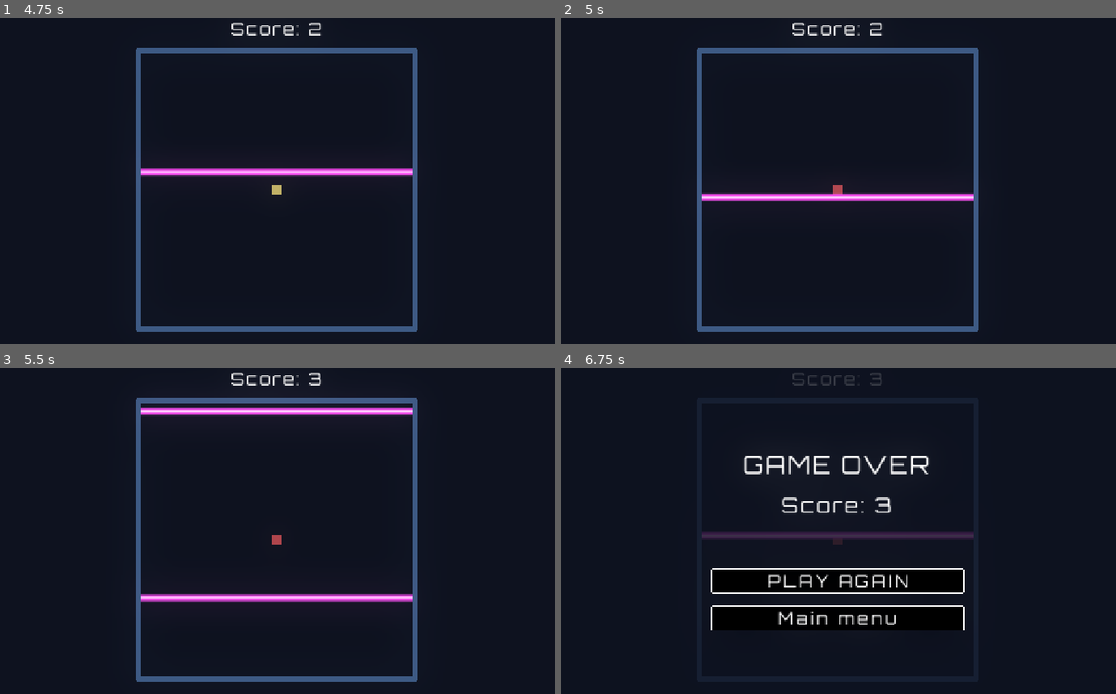
Above: before the commit, frames 1-4 (two rows, left to right).
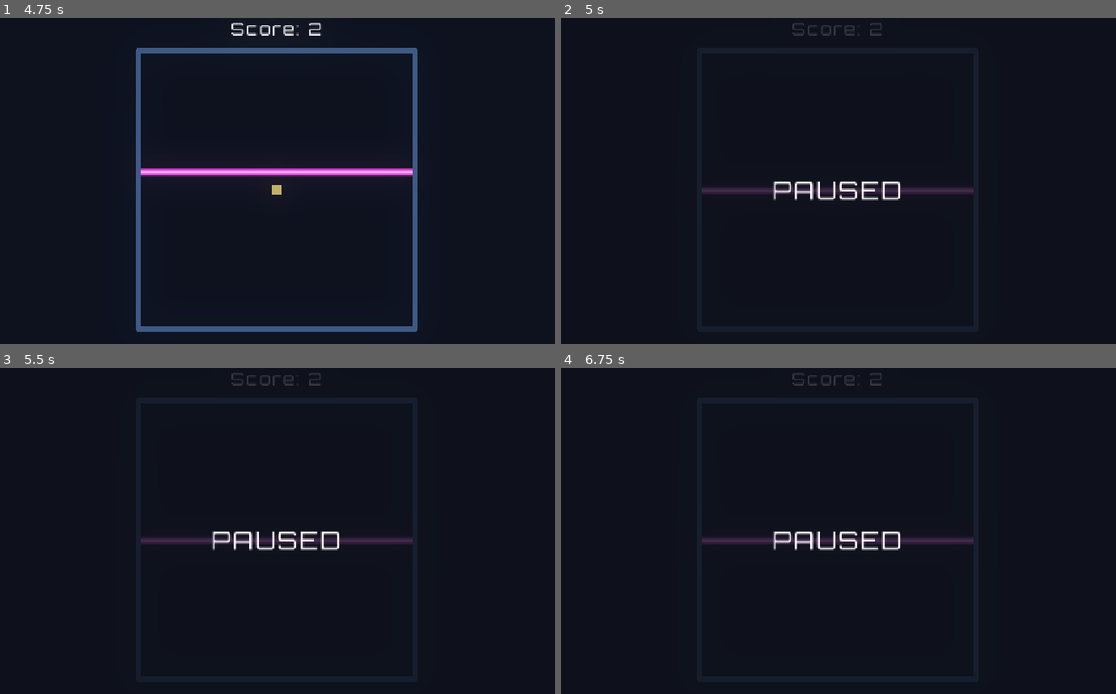
Above: after the commit, the same moments.

Repository: Marina-Banov/ggj-2026
Game: Godot game, scene res://Scenes/main_menu.tscn
The game is run twice, just before and just after one commit, with the same random seed, the same clock (stepped at 60 frames per second) and the same inputs.
Inputs:
- Up to frame 1 (4.75 s): click "Play SOLO" at 0.5 s; tap Enter at 1.25 s
- Up to frame 2 (5 s): tap Escape (pause, bound only after the commit) at 4.9 s
- Up to frame 3 (5.5 s): no input
- Up to frame 4 (6.75 s): no input

Frame 1 is identical in both runs. In frame 2, 5.5% of the frame differs, in the area x 24-76%, y 1-97%; in frame 3, 7.5%; in frame 4, 9.8%, in the area x 25-75%, y 2-81%.

Commit message:
add pause

Diff:
--- a/Scenes/game.tscn
+++ b/Scenes/game.tscn
@@ -1,10 +1,11 @@
-[gd_scene load_steps=6 format=3 uid="uid://gx4fktfrrmqh"]
+[gd_scene load_steps=7 format=3 uid="uid://gx4fktfrrmqh"]
 
 [ext_resource type="PackedScene" uid="uid://sewt5itu3e0u" path="res://Scenes/player.tscn" id="1_80nbo"]
 [ext_resource type="Script" uid="uid://c6o3u372ks8nv" path="res://Scripts/game.gd" id="1_feb5d"]
 [ext_resource type="PackedScene" uid="uid://btmihvoaaef4b" path="res://Scenes/arena.tscn" id="2_e2o6t"]
 [ext_resource type="Environment" uid="uid://bap1tngmqa2y8" path="res://Resources/environment.tres" id="2_wowpa"]
 [ext_resource type="PackedScene" uid="uid://dwb1gu3cggcp8" path="res://Scenes/game_over.tscn" id="4_3dryh"]
+[ext_resource type="PackedScene" uid="uid://62okd4jujc15" path="res://Scenes/pause_menu.tscn" id="6_i6g32"]
 
 [node name="Game" type="Node2D"]
 script = ExtResource("1_feb5d")
@@ -39,6 +40,10 @@
 unique_name_in_owner = true
 visible = false
 
+[node name="PauseMenu" parent="." instance=ExtResource("6_i6g32")]
+unique_name_in_owner = true
+visible = false
+
 [node name="Timer" type="Timer" parent="."]
 wait_time = 1.5
 autostart = true
--- a/Scenes/game_solo.tscn
+++ b/Scenes/game_solo.tscn
@@ -6,6 +6,7 @@
 [ext_resource type="PackedScene" uid="uid://btmihvoaaef4b" path="res://Scenes/arena.tscn" id="3_vdxbm"]
 [ext_resource type="PackedScene" uid="uid://dwb1gu3cggcp8" path="res://Scenes/game_over.tscn" id="4_sn57n"]
 [ext_resource type="PackedScene" uid="uid://b0nmehfrf5aot" path="res://Components/progressive_timer.tscn" id="6_vdxbm"]
+[ext_resource type="PackedScene" uid="uid://62okd4jujc15" path="res://Scenes/pause_menu.tscn" id="7_lx2xe"]
 [ext_resource type="Theme" uid="uid://beui2wbtbq7i0" path="res://Resources/black_and_white.tres" id="7_sn57n"]
 
 [node name="GameSolo" type="Node2D"]
@@ -48,6 +49,10 @@
 unique_name_in_owner = true
 visible = false
 
+[node name="PauseMenu" parent="." instance=ExtResource("7_lx2xe")]
+unique_name_in_owner = true
+visible = false
+
 [node name="ProgressiveTimer" parent="." instance=ExtResource("6_vdxbm")]
 start_interval = 2.0
 min_interval = 0.5
--- /dev/null
+++ b/Scenes/pause_menu.tscn
@@ -0,0 +1,34 @@
+[gd_scene load_steps=3 format=3 uid="uid://62okd4jujc15"]
+
+[ext_resource type="Theme" uid="uid://beui2wbtbq7i0" path="res://Resources/black_and_white.tres" id="1_emv3i"]
+[ext_resource type="Script" uid="uid://dpha5d6cvfbci" path="res://Scripts/pause_menu.gd" id="1_k0w1u"]
+
+[node name="PauseMenu" type="CanvasLayer"]
+process_mode = 3
+script = ExtResource("1_k0w1u")
+
+[node name="Background" type="ColorRect" parent="."]
+offset_right = 1280.0
+offset_bottom = 720.0
+color = Color(0.057199996, 0.06952001, 0.11, 0.8235294)
+
+[node name="VBoxContainer" type="VBoxContainer" parent="."]
+anchors_preset = 8
+anchor_left = 0.5
+anchor_top = 0.5
+anchor_right = 0.5
+anchor_bottom = 0.5
+offset_left = -20.0
+offset_top = -20.0
+offset_right = 20.0
+offset_bottom = 20.0
+grow_horizontal = 2
+grow_vertical = 2
+size_flags_horizontal = 4
+size_flags_vertical = 4
+
+[node name="Label" type="Label" parent="VBoxContainer"]
+layout_mode = 2
+theme = ExtResource("1_emv3i")
+theme_override_font_sizes/font_size = 48
+text = "PAUSED"
--- /dev/null
+++ b/Scripts/pause_menu.gd
@@ -0,0 +1,7 @@
+extends CanvasLayer
+
+
+func _physics_process(_delta: float) -> void:
+	if Input.is_action_just_pressed("pause"):
+		get_tree().paused = !get_tree().paused
+		visible = !visible
--- a/project.godot
+++ b/project.godot
@@ -77,6 +77,11 @@
 "events": [Object(InputEventKey,"resource_local_to_scene":false,"resource_name":"","device":-1,"window_id":0,"alt_press …(195 unchanged characters)…
 ]
 }
+pause={
+"deadzone": 0.2,
+"events": [Object(InputEventKey,"resource_local_to_scene":false,"resource_name":"","device":-1,"window_id":0,"alt_pressed":false,"shift_pressed":false,"ctrl_pressed":false,"meta_pressed":false,"pressed":false,"keycode":0,"physical_keycode":4194305,"key_label":0,"unicode":0,"location":0,"echo":false,"script":null)
+]
+}
 
 [layer_names]
 
Not shown: 1 places in Scenes/game_solo.tscn that only renumber resources
Not shown, added: Scripts/pause_menu.gd.uid
